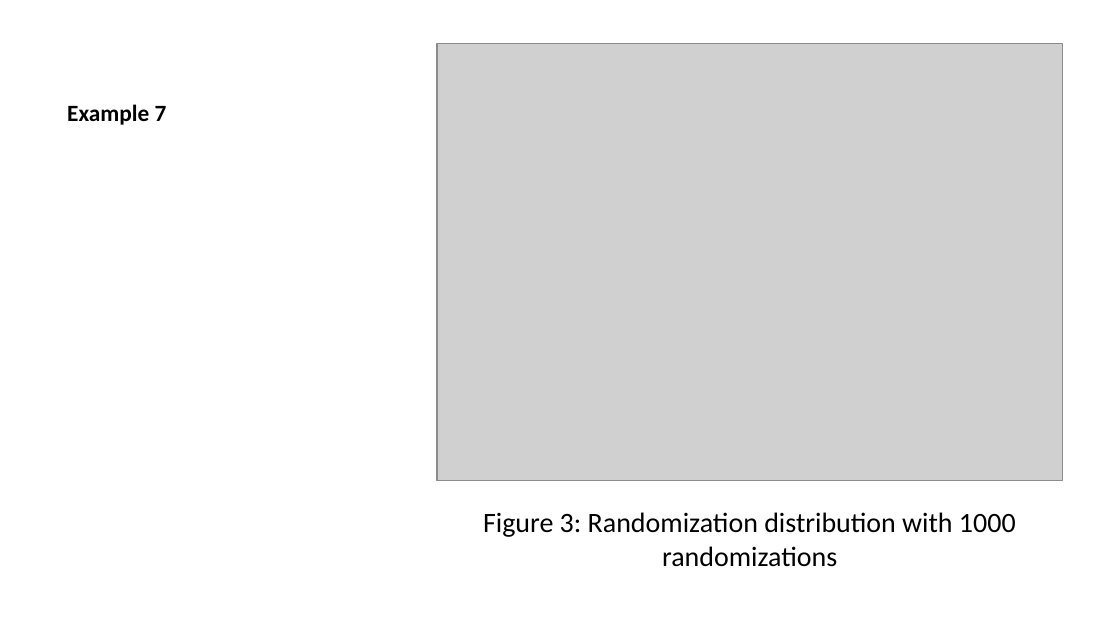
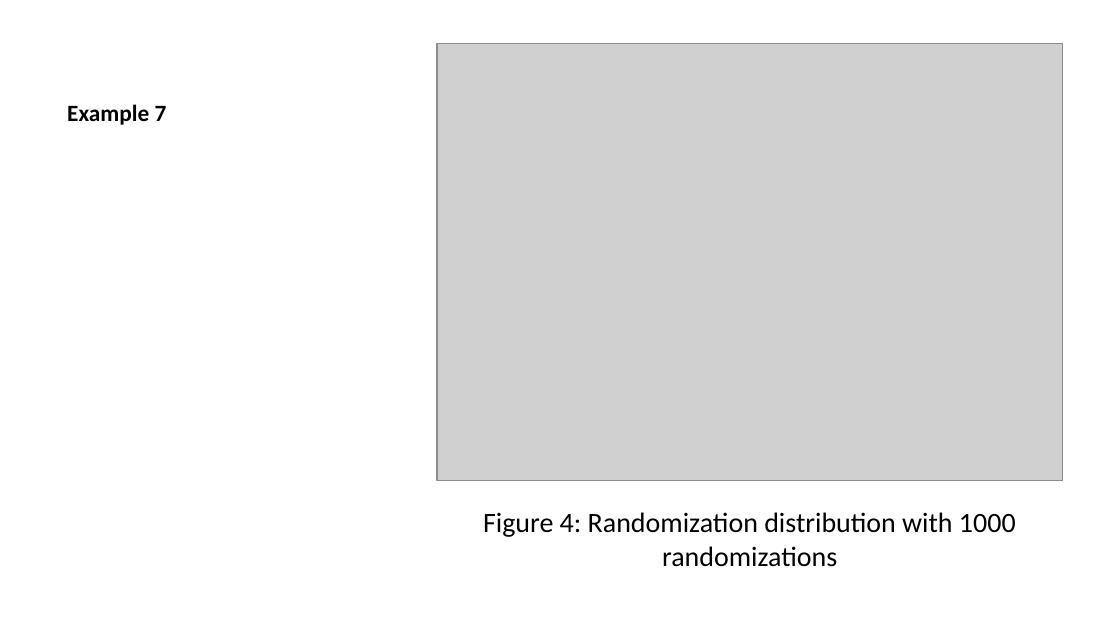
Before and after one commit to DataScienceUWL/DataScienceUWL.github.io, a slide deck: slide 17 of STAT145/resources-2027/randomization/slides.pptx (slide 16 before the commit). Drawn at 1120x630 pixels with LibreOffice and Linux fonts; fonts in the diff are those of the drawing; grey boxes stand for pictures. Boxes give left, top, right and bottom in pixels: in the first picture for what was removed or moved away, otherwise in the second. Text is boxed around its words. In the diff, an @@ line names an element or a change of style, - is before the commit and + after.

```diff
--- a/STAT145/resources-2027/randomization/slides.pptx
+++ b/STAT145/resources-2027/randomization/slides.pptx
@@ text at bbox=[483, 512, 1016, 567]: text changed @@
-Figure 3: Randomization distribution with 1000 randomizations
+Figure 4: Randomization distribution with 1000 randomizations
```
Also in this commit, not shown: 2 other slides changed, 2 slides added, 1 slide removed, 9 other files.
